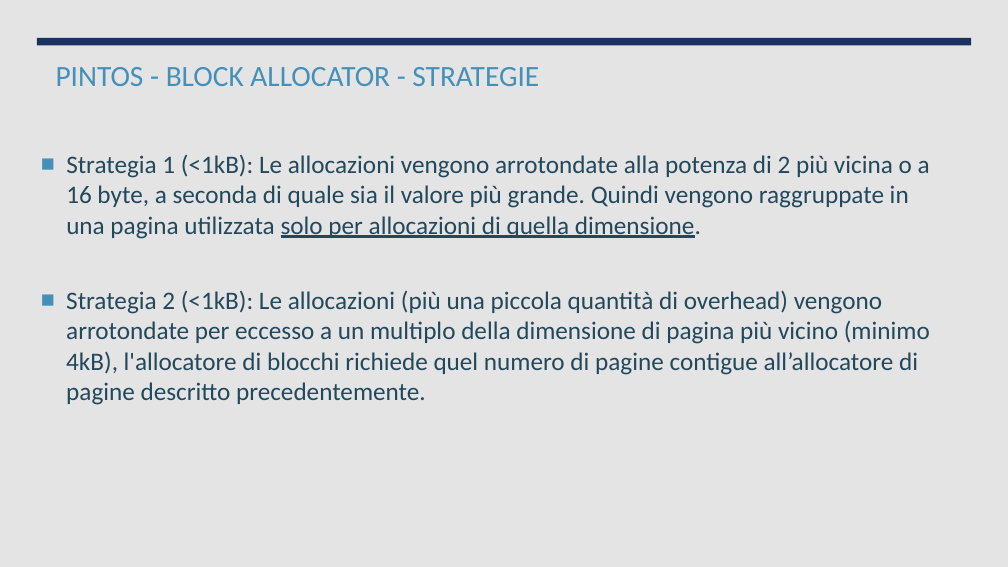
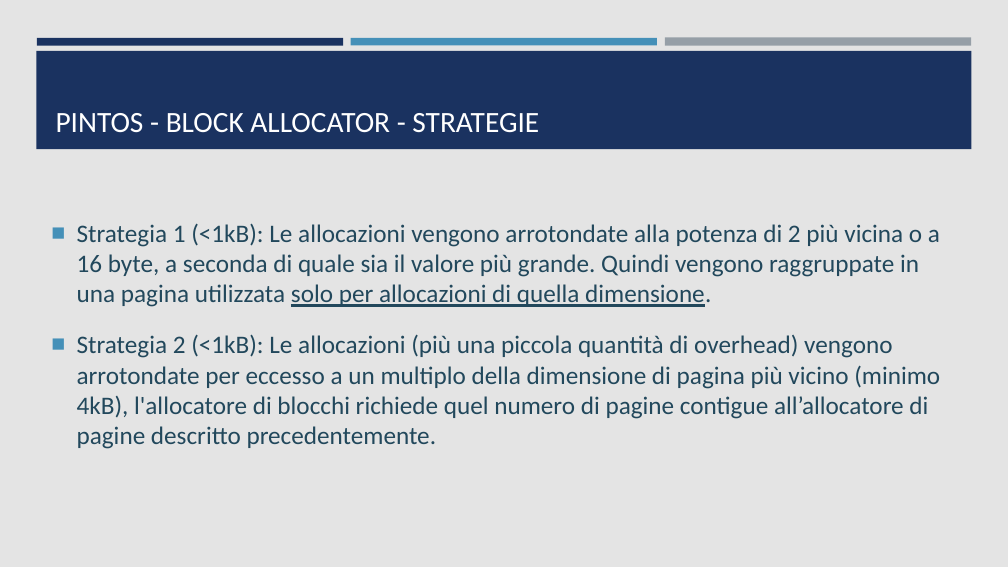
Before and after one commit to ProgrammazioneDiSistema2023-IA-ZZ/Group07, a slide deck: slide 10 of PintOS - Gestione Memoria.pptx (slide 9 before the commit). Drawn at 1008x567 pixels with LibreOffice and Linux fonts; fonts in the diff are those of the drawing. Boxes give left, top, right and bottom in pixels: in the first picture for what was removed or moved away, otherwise in the second. Text is boxed around its words. In the diff, an @@ line names an element or a change of style, - is before the commit and + after.

Commit message:
modified pptx background

```diff
--- a/PintOS - Gestione Memoria.pptx
+++ b/PintOS - Gestione Memoria.pptx
@@ background #EBEBEB to #E4E4E4 @@
@@ rectangle removed at box(0, 0, 1008, 567) @@
@@ rectangle added at box(36, 51, 972, 149), fill #1A3260 @@
@@ rectangle removed at box(37, 38, 972, 45) @@
@@ rectangle added at box(37, 38, 343, 45), fill #1A3260 @@
@@ title "PINTOS - BLOCK ALLOCATOR - ..." at box(56, 113, 539, 133): text colour #4590B8 to #FFFFFF; vertical alignment top to bottom @@
@@ rectangle added at box(351, 38, 657, 45), fill #4590B8 @@
@@ rectangle added at box(665, 38, 971, 46), fill #969FA7 @@
@@ text "Strategia 1 (<1kB): Le allocazioni ...": place and size @@
-text "Strategia 1 (<1kB): Le allocazioni ..." at box(66, 155, 930, 239)
+text "Strategia 1 (<1kB): Le allocazioni ..." at box(77, 223, 940, 307)
@@ text "Strategia 2 (<1kB): Le allocazioni ...": place and size @@
-text "Strategia 2 (<1kB): Le allocazioni ..." at box(66, 290, 930, 405)
+text "Strategia 2 (<1kB): Le allocazioni ..." at box(77, 334, 940, 449)
```
Also in this commit, not shown: 10 other slides changed, 2 slides added, 4 other files.
